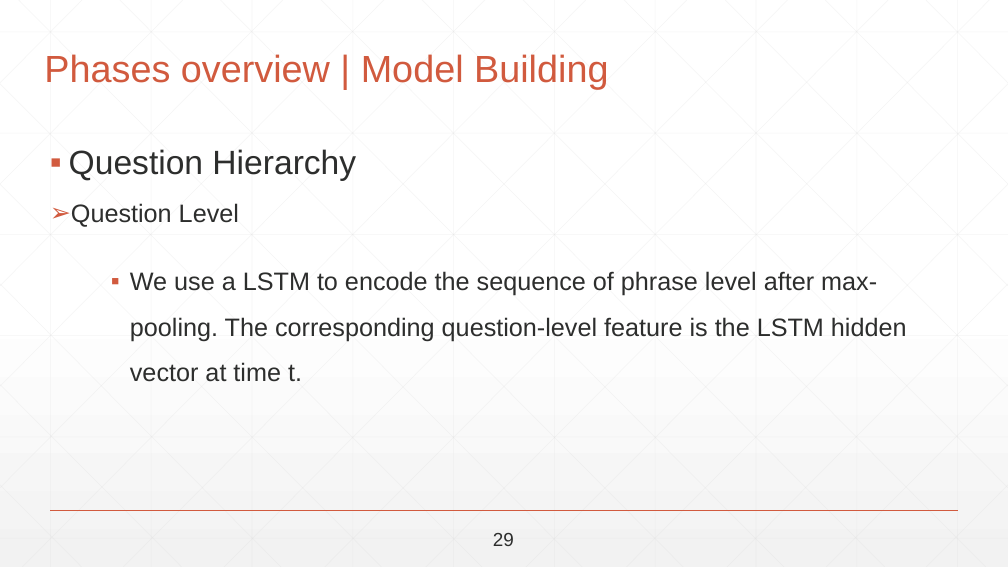
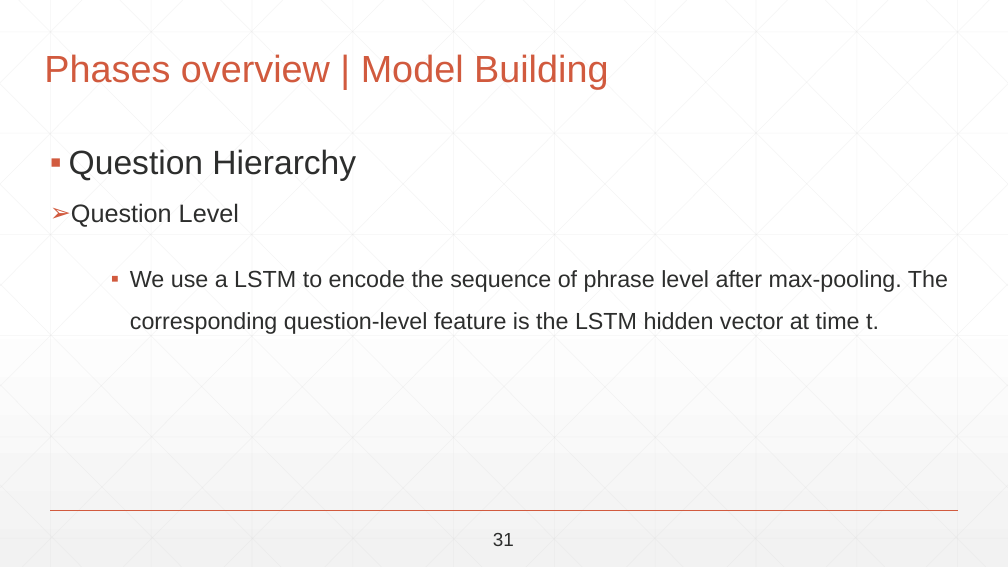
Before and after one commit to abdallahshaaban/Visual-Question-Answering, a slide deck: slide 45 of Second Seminar/Visual-QA-Second-Seminar-2017.pptx. Drawn at 1008x567 pixels with LibreOffice and Linux fonts; fonts in the diff are those of the drawing. Boxes give left, top, right and bottom in pixels: in the first picture for what was removed or moved away, otherwise in the second. Text is boxed around its words. In the diff, an @@ line names an element or a change of style, - is before the commit and + after.

```diff
--- a/Second Seminar/Visual-QA-Second-Seminar-2017.pptx
+++ b/Second Seminar/Visual-QA-Second-Seminar-2017.pptx
@@ text "We use a LSTM to ..." at bbox=[130, 270, 948, 334]: size 24 to 22.2 pt @@
@@ text at bbox=[493, 533, 514, 546]: text changed @@
-29
+31
```
Also in this commit, not shown: 47 other slides changed, 2 slides removed.
